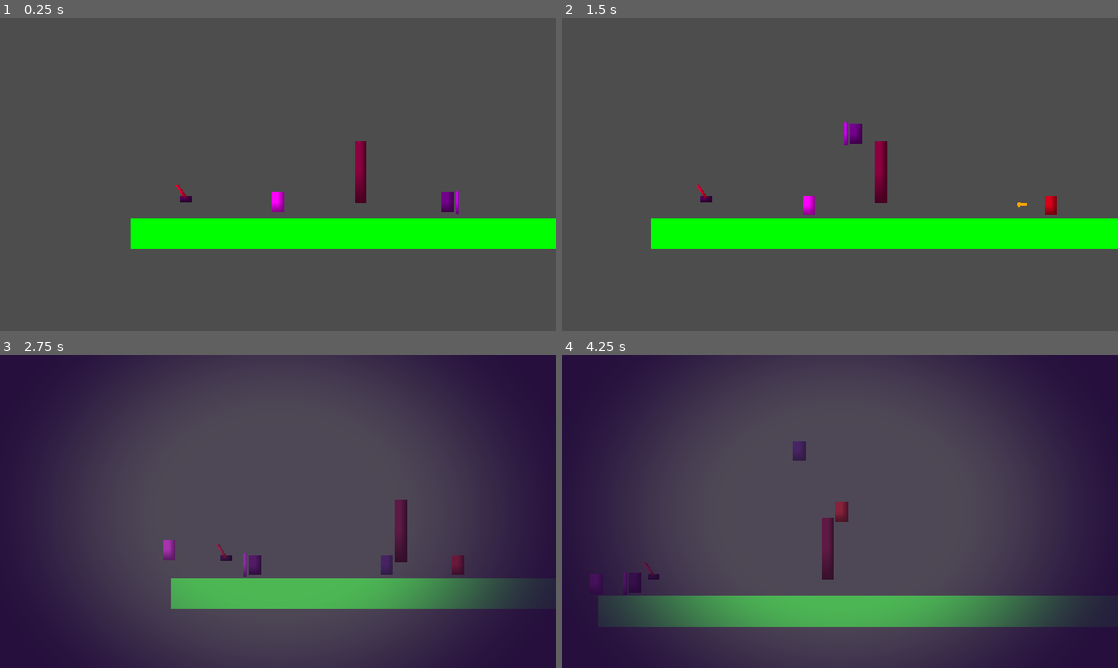
Above: before the commit, frames 1-4 (two rows, left to right).
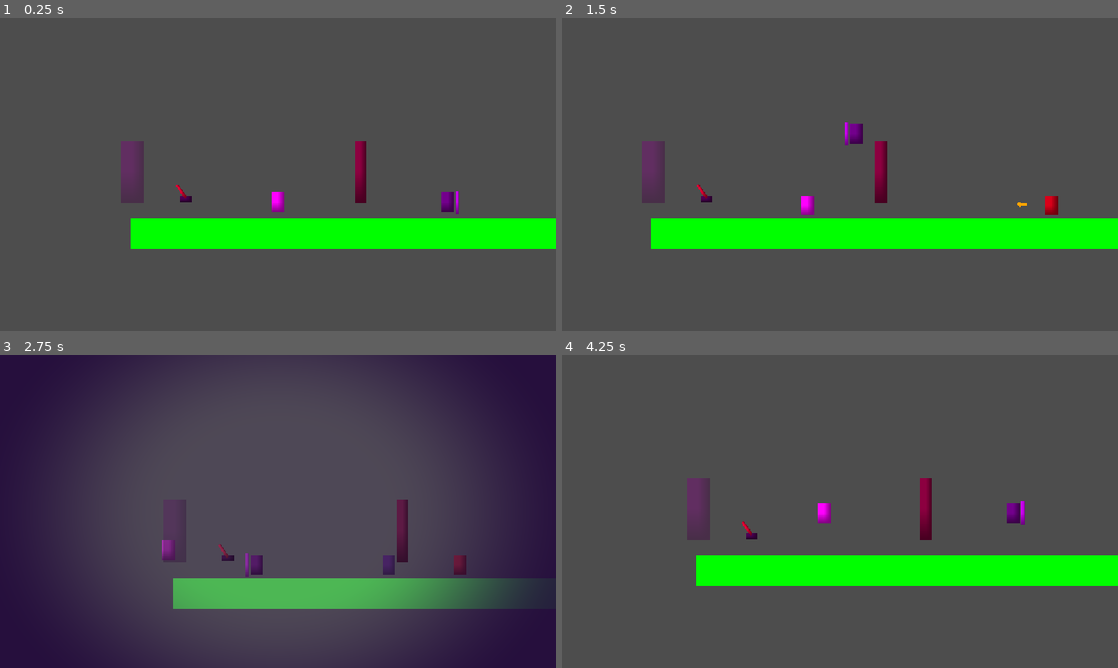
Above: after the commit, the same moments.

Repository: Ratamiru/katana-like
Game: Godot game, scene res://world.tscn
Two runs of this game, one before a commit and one after it. Both use one fixed random seed, a clock stepped at 60 frames per second and the inputs below.
Inputs (mouse positions are in pixels of both pictures, inside the frame that each line leads up to):
- Up to frame 1 (0.25 s): no input
- Up to frame 2 (1.5 s): move the mouse to (962, 158) at 0.52 s; press the mouse at (962, 158) at 0.53 s; hold D (forward) 0.53-1.28 s; tap Space (jump) at 0.77 s; move the mouse to (728, 190) at 1.27 s; release the mouse at (728, 190) at 1.28 s; hold A (backward) from 1.28 s (still down); click (728, 190) at 1.35 s
- Up to frame 3 (2.75 s): tap Space (jump) at 1.52 s; move the mouse to (333, 442) at 2.02 s; release A (backward) at 2.03 s; hold D (forward) from 2.03 s (still down); hold Right mouse button (shadow) from 2.03 s (still down); click (333, 442) at 2.3 s
- Up to frame 4 (4.25 s): move the mouse to (812, 574) at 2.77 s; release Right mouse button (shadow) at 2.78 s; click (812, 574) at 2.85 s; tap Space (jump) at 3.02, 3.77 s; move the mouse to (1006, 558) at 3.52 s; release D (forward) at 3.53 s; press the mouse at (1006, 558) at 3.53 s; hold A (backward) from 3.53 s (still down); tap R (restart, bound only after the commit) at 4.15 s

The runs differ from the first frame. In frame 1, 0.8% of the frame differs, in the area x 21-26%, y 39-60%; in frame 2, 0.9%; in frame 3, 0.5%; in frame 4, 61%, in the area x 0-100%, y 0-100%.

Commit message:
Lunge, one-hit death, restart, level goals and exit
- Fighter.lunge(): attack lunge toward the aim (once in air until landing); enabled for the player
- Player dies from one hit, instant level restart (restart_delay), R to restart any time
- LevelGoals + Objective (ObjectiveKill, ObjectiveSignal): parallel/sequential goals,
  finish via LevelExit or automatically, next_level
- ScreenFX.transition_to(): fade through black between levels
- .gitignore: .claude/worktrees/, .claude/settings.local.json

Co-Authored-By: Claude Opus 5.5 <noreply@anthropic.com>

Diff:
--- a/character.tscn
+++ b/character.tscn
@@ -21,7 +21,9 @@
 collision_layer = 8
 collision_mask = 3
 script = ExtResource("1_glpr6")
+max_health = 1
 clinch_effect = ExtResource("h_sparks")
+lunge_speed = 320.0
 
 [node name="MeleeAttack" type="Node2D" parent="." unique_id=911463422]
 script = ExtResource("2_pjt0s")
--- /dev/null
+++ b/level/level_exit.tscn
@@ -0,0 +1,18 @@
+[gd_scene format=3]
+
+[ext_resource type="Script" path="res://scripts/level/level_exit.gd" id="1_exit"]
+
+[sub_resource type="RectangleShape2D" id="RectangleShape2D_exit"]
+size = Vector2(24, 64)
+
+[sub_resource type="PlaceholderTexture2D" id="PlaceholderTexture2D_exit"]
+
+[node name="LevelExit" type="Area2D"]
+script = ExtResource("1_exit")
+
+[node name="Collision" type="CollisionShape2D" parent="."]
+shape = SubResource("RectangleShape2D_exit")
+
+[node name="Sprite2D" type="Sprite2D" parent="."]
+scale = Vector2(24, 64)
+texture = SubResource("PlaceholderTexture2D_exit")
--- a/project.godot
+++ b/project.godot
@@ -62,6 +62,11 @@
 "events": [Object(InputEventKey,"resource_local_to_scene":false,"resource_name":"","device":-1,"window_id":0,"alt_press …(192 unchanged characters)…
 ]
 }
+restart={
+"deadzone": 0.2,
+"events": [Object(InputEventKey,"resource_local_to_scene":false,"resource_name":"","device":-1,"window_id":0,"alt_pressed":false,"shift_pressed":false,"ctrl_pressed":false,"meta_pressed":false,"pressed":false,"keycode":0,"physical_keycode":82,"key_label":0,"unicode":114,"location":0,"echo":false,"script":null)
+]
+}
 
 [physics]
 
--- a/scripts/character.gd
+++ b/scripts/character.gd
@@ -1,7 +1,14 @@
 extends PlayerPawn
 
-## Основное тело игрока: катана в сторону мыши. Управление — см. PlayerPawn,
+## Основное тело игрока: катана в сторону мыши с выпадом. Управление — см. PlayerPawn,
 ## тень — дочерний компонент ShadowAbility.
+## Смерть с одного удара (max_health = 1 в сцене) и мгновенный рестарт уровня;
+## `restart` (R) — рестарт в любой момент.
+
+## Реальных сек между смертью и перезапуском — успеть увидеть, что убило. 0 — сразу.
+@export var restart_delay := 0.15
+
+var _restarting := false
 
 
 func _ready() -> void:
@@ -39,9 +46,32 @@
 
 
 func _primary_action() -> void:
-	melee_attack.attack()
+	if not melee_attack.can_attack():
+		return
+	var dir := get_local_mouse_position()
+	melee_attack.attack(dir)
+	lunge(dir)
+
+
+func _unhandled_input(event: InputEvent) -> void:
+	super(event)
+	if event.is_action_pressed("restart"):
+		restart_level(0.0)
 
 
 func _die() -> void:
-	# Пока просто перезапуск уровня.
+	# Тело не удаляем — оно «лежит», пока идёт короткая пауза до рестарта.
+	restart_level(restart_delay)
+
+
+## Перезапустить уровень через delay реальных секунд (не зависит от замедления).
+func restart_level(delay: float) -> void:
+	if _restarting:
+		return
+	_restarting = true
+	if delay > 0.0:
+		await get_tree().create_timer(delay, true, false, true).timeout
+	# Чистый старт: без хвостов замедления и экранных эффектов прошлой попытки.
+	Juice.reset()
+	ScreenFX.clear()
 	get_tree().reload_current_scene.call_deferred()
--- a/scripts/fighter.gd
+++ b/scripts/fighter.gd
@@ -28,6 +28,14 @@
 ## Жить в реальном времени: движение не замедляется Engine.time_scale (тень во время замедления).
 @export var unscaled_time := false
 
+@export_group("Lunge")
+## Выпад при ударе (как в Katana Zero): импульс в сторону удара + короткая блокировка управления.
+## На земле — всегда, в воздухе — один раз до приземления. 0 — выпада нет.
+@export var lunge_speed := 0.0
+@export var lunge_vertical_mult := 0.8 # доля вертикальной составляющей: удар вверх подбрасывает слабее, чем толкает вбок
+@export var lunge_time := 0.12 # сек, пока move_dir не гасит выпад
+@export_group("")
+
 # Намерения на текущий кадр — выставляются в _update_intent().
 var move_dir := 0.0
 var jump_requested := false
@@ -37,7 +45,8 @@
 
 var health: int
 var is_dead := false
-var _control_lock := 0.0 # пока > 0, move_dir игнорируется (отпрыжка, отбрасывание)
+var _control_lock := 0.0 # пока > 0, move_dir игнорируется (отпрыжка, отбрасывание, выпад)
+var _air_lunge_used := false # выпад в воздухе уже был — следующий только после приземления
 var _flash_tween: Tween
 @onready var _half_height: float = ($Collision as CollisionShape2D).shape.get_rect().size.y * 0.5
 
@@ -69,6 +78,8 @@
 
 	if not is_on_floor():
 		velocity += get_gravity() * delta
+	else:
+		_air_lunge_used = false
 	# Скольжение по стене: персонаж прижат к стене в воздухе.
 	var on_wall := is_on_wall_only()
 	if on_wall and velocity.y > wall_slide_max_speed:
@@ -136,6 +147,21 @@
 		dir = 1.0
 	velocity = Vector2(dir * force.x, force.y)
 	_control_lock = maxf(_control_lock, lock_time)
+
+
+## Выпад в направлении dir (обычно — направление удара). true — если выпад был.
+## В воздухе срабатывает один раз до приземления (иначе удары в воздухе = полёт).
+func lunge(dir: Vector2) -> bool:
+	if lunge_speed <= 0.0 or dir == Vector2.ZERO:
+		return false
+	if not is_on_floor():
+		if _air_lunge_used:
+			return false
+		_air_lunge_used = true
+	var d := dir.normalized()
+	velocity = Vector2(d.x, d.y * lunge_vertical_mult) * lunge_speed
+	_control_lock = maxf(_control_lock, lunge_time)
+	return true
 
 
 ## Идёт ли сейчас удар, который может столкнуться с чужим (клинч).
--- a/scripts/fx/screen_fx.gd
+++ b/scripts/fx/screen_fx.gd
@@ -33,6 +33,7 @@
 var _states := {} # id -> {preset, weight, target}
 var _pulses: Array[Dictionary] = [] # {preset, t}
 var _last_usec := 0
+var _transition_id := 0 # отменяет незавершённый transition_to (clear / новый переход)
 
 
 func _ready() -> void:
@@ -69,6 +70,10 @@
 		aberration = 0.45, desaturate = 0.35,
 		fade_in = 0.0, hold = 0.05, fade_out = 0.3,
 	}))
+	# Переход между уровнями: полностью чёрный экран.
+	register(&"black", ScreenFXPreset.make({
+		tint_color = Color.BLACK, tint = 1.0, fade_in = 0.5, fade_out = 0.5,
+	}))
 	# Игрока ранили: красная виньетка.
 	register(&"hurt", ScreenFXPreset.make({
 		tint_color = Color(0.8, 0.0, 0.0), tint = 0.08,
@@ -118,8 +123,31 @@
 	_pulses.append({preset = p, t = 0.0})
 
 
-## Сбросить всё мгновенно.
+## Переход через чёрный экран: затемнить → сменить сцену (пусто — перезапуск текущей)
+## → проявить новую. Живёт в autoload, поэтому переживает смену сцены.
+func transition_to(scene_path: String = "") -> void:
+	_transition_id += 1
+	var id := _transition_id
+	enter(&"black")
+	var p: ScreenFXPreset = presets[&"black"]
+	await get_tree().create_timer(p.fade_in + 0.05, true, false, true).timeout
+	if id != _transition_id:
+		return
+	if scene_path != "":
+		get_tree().change_scene_to_file(scene_path)
+	else:
+		get_tree().reload_current_scene()
+	# Пара кадров, чтобы новая сцена успела построиться, потом проявляем.
+	await get_tree().process_frame
+	await get_tree().process_frame
+	if id != _transition_id:
+		return
+	exit(&"black")
+
+
+## Сбросить всё мгновенно (и отменить незавершённый переход).
 func clear() -> void:
+	_transition_id += 1
 	_states.clear()
 	_pulses.clear()
 	_rect.visible = false
--- /dev/null
+++ b/scripts/level/level_exit.gd
@@ -0,0 +1,48 @@
+class_name LevelExit
+extends Area2D
+
+## Выход с уровня: игрок касается — LevelGoals.finish(), если цели выполнены.
+## Пока цели не выполнены — «заперт» (цвет locked_color), касание ничего не делает.
+## Если игрок уже стоит в выходе в момент выполнения последней цели — уровень кончается сразу.
+## Без LevelGoals на уровне выход всегда открыт и просто перезапускает уровень.
+
+@export var open_color := Color(0.3, 1.0, 0.5, 0.8)
+@export var locked_color := Color(0.5, 0.5, 0.5, 0.4)
+
+
+func _ready() -> void:
+	collision_layer = 0
+	collision_mask = 0b1000 # игрок (слой 4); тень на слое 0 выход не активирует
+	monitoring = true
+	body_entered.connect(_on_body_entered)
+	if LevelGoals.current:
+		LevelGoals.current.all_completed.connect(_on_all_completed)
+	_update_visual()
+
+
+func is_open() -> bool:
+	return LevelGoals.current == null or LevelGoals.current.can_exit()
+
+
+func _on_body_entered(body: Node) -> void:
+	if body.is_in_group("player") and is_open():
+		_exit()
+
+
+func _on_all_completed() -> void:
+	_update_visual()
+	for b in get_overlapping_bodies():
+		if b.is_in_group("player"):
+			_exit()
+			return
+
+
+func _exit() -> void:
+	if LevelGoals.current:
+		LevelGoals.current.finish()
+	else:
+		ScreenFX.transition_to("")
+
+
+func _update_visual() -> void:
+	modulate = open_color if is_open() else locked_color
--- /dev/null
+++ b/scripts/level/level_goals.gd
@@ -0,0 +1,117 @@
+class_name LevelGoals
+extends Node
+
+## Цели уровня и его завершение. Одна нода на уровень (в сцене уровня),
+## доступ отовсюду: LevelGoals.current.
+##
+## Цели — дочерние ноды типа Objective. Сколько их, какие и в каком порядке —
+## собирается в редакторе:
+##   order = PARALLEL   — все обязательные активны сразу, выполняй в любом порядке;
+##   order = SEQUENTIAL — по одной сверху вниз (необязательные активны сразу).
+##
+## Когда выполнены все обязательные (optional = false) → all_completed, дальше finish_mode:
+##   EXIT — открываются выходы LevelExit, уровень кончается, когда игрок коснётся выхода;
+##   AUTO — уровень кончается сам через auto_finish_delay.
+## Уровень без обязательных целей считается выполненным сразу (выход открыт).
+##
+## finish(): управление отбирается (possess(null)), время нормализуется,
+## ScreenFX затемняет экран и грузит next_level (пусто — перезапуск текущего),
+## затем проявляет новый уровень.
+
+signal objective_completed(objective: Objective)
+signal all_completed
+signal level_finished
+
+enum Order { PARALLEL, SEQUENTIAL }
+enum FinishMode { EXIT, AUTO }
+
+static var current: LevelGoals
+
+@export var order := Order.PARALLEL
+@export var finish_mode := FinishMode.EXIT
+@export var auto_finish_delay := 1.0 # AUTO: сек после последней цели до затемнения
+@export_file("*.tscn") var next_level := "" # пусто — перезапустить текущий уровень
+
+var objectives: Array[Objective] = []
+var is_all_completed := false
+var _finished := false
+
+
+func _enter_tree() -> void:
+	current = self
+
+
+func _exit_tree() -> void:
+	if current == self:
+		current = null
+
+
+func _ready() -> void:
+	for c in get_children():
+		if c is Objective:
+			objectives.append(c)
+			c.completed.connect(_on_objective_completed)
+	_activate_objectives()
+	_check_all.call_deferred() # уровень без целей — выполнен сразу (после _ready выходов)
+
+
+## Активные и ещё не выполненные цели — для HUD.
+func get_active() -> Array[Objective]:
+	var out: Array[Objective] = []
+	for o in objectives:
+		if o.is_active:
+			out.append(o)
+	return out
+
+
+func can_exit() -> bool:
+	return is_all_completed
+
+
+## Завершить уровень: затемнение и переход на next_level.
+func finish() -> void:
+	if _finished:
+		return
+	_finished = true
+	level_finished.emit()
+	PlayerPawn.possess(null) # никто не получает инпут
+	Juice.reset()
+	ScreenFX.transition_to(next_level)
+
+
+func _activate_objectives() -> void:
+	for o in objectives:
+		if o.optional or order == Order.PARALLEL:
+			o.activate()
+	if order == Order.SEQUENTIAL:
+		_activate_next_required()
+
+
+func _activate_next_required() -> void:
+	for o in objectives:
+		if not o.optional and not o.is_completed:
+			o.activate()
+			return
+
+
+func _on_objective_completed(o: Objective) -> void:
+	print("Цель выполнена: ", o.get_text())
+	objective_completed.emit(o)
+	if order == Order.SEQUENTIAL and not o.optional:
+		_activate_next_required()
+	_check_all()
+
+
+func _check_all() -> void:
+	if is_all_completed or _finished:
+		return
+	for o in objectives:
+		if not o.optional and not o.is_completed:
+			return
+	is_all_completed = true
+	print("Все цели выполнены")
+	all_completed.emit()
+	if finish_mode == FinishMode.AUTO:
+		await get_tree().create_timer(auto_finish_delay).timeout
+		if is_instance_valid(self):
+			finish()
--- /dev/null
+++ b/scripts/level/objectives/objective.gd
@@ -0,0 +1,66 @@
+class_name Objective
+extends Node
+
+## Цель уровня — база. Кладётся дочерней нодой в LevelGoals.
+##
+## Жизненный цикл:
+##   неактивна ──activate()──► активна (_on_activated: подписаться на мир)
+##                                 │ set_progress / complete()
+##                                 ▼
+##                             выполнена ──► сигнал completed → LevelGoals
+##
+## Прогресс: progress / required (например, «убито 2/3») — для HUD и логов.
+## optional — не нужна для завершения уровня (бонусная).
+##
+## Новая цель = скрипт `extends Objective`: в _on_activated() подписаться на нужные
+## события и вызывать set_progress()/complete(). Готовые:
+##   ObjectiveKill   — убить конкретные цели / всех из группы;
+##   ObjectiveSignal — нода выпустила сигнал N раз (сломать, дёрнуть рычаг, подобрать…).
+
+signal completed(objective: Objective)
+signal progress_changed(objective: Objective)
+
+@export_multiline var description := "" # текст для HUD: «Убей охранника»
+@export var optional := false # бонусная: не блокирует завершение уровня
+
+var is_active := false
+var is_completed := false
+var progress := 0
+var required := 1
+
+
+## Сделать цель активной (LevelGoals: сразу или по очереди).
+func activate() -> void:
+	if is_active or is_completed:
+		return
+	is_active = true
+	_on_activated()
+
+
+## Переопределяется наследниками: подписаться на события мира.
+func _on_activated() -> void:
+	pass
+
+
+func set_progress(value: int) -> void:
+	if is_completed:
+		return
+	progress = clampi(value, 0, required)
+	progress_changed.emit(self)
+	if progress >= required:
+		complete()
+
+
+func complete() -> void:
+	if is_completed:
+		return
+	is_completed = true
+	is_active = false
+	completed.emit(self)
+
+
+## «Убей охранника (1/2)» — для HUD/логов.
+func get_text() -> String:
+	if required > 1:
+		return "%s (%d/%d)" % [description, progress, required]
+	return description
--- /dev/null
+++ b/scripts/level/objectives/objective_kill.gd
@@ -0,0 +1,43 @@
+class_name ObjectiveKill
+extends Objective
+
+## Убить цели: конкретные ноды из targets и/или всех из группы group
+## (группа берётся на момент активации, например &"enemy" — «зачистить уровень»).
+##
+## Смерть ловится по сигналу `died` цели (есть у Fighter и Turret). Для новых
+## убиваемых объектов — тоже эмитить `died`. Цели, уже мёртвые/удалённые к моменту
+## активации (важно для порядка SEQUENTIAL), засчитываются сразу.
+
+@export var targets: Array[NodePath] = []
+@export var group: StringName = &""
+
+
+func _on_activated() -> void:
+	var alive: Array[Node] = []
+	var dead := 0
+	for path in targets:
+		var n := get_node_or_null(path)
+		if n == null or _is_dead(n):
+			dead += 1 # уже убит (удалён) до активации
+		elif n not in alive:
+			alive.append(n)
+	if group != &"":
+		for n in get_tree().get_nodes_in_group(group):
+			if n not in alive and not _is_dead(n):
+				alive.append(n)
+
+	required = maxi(alive.size() + dead, 1)
+	for n in alive:
+		if n.has_signal("died"):
+			n.connect(&"died", _on_target_died, CONNECT_ONE_SHOT)
+		else:
+			push_warning("%s: у %s нет сигнала died — не засчитается" % [name, n.name])
+	set_progress(dead if alive.size() + dead > 0 else required) # пустой список — выполнено
+
+
+func _on_target_died() -> void:
+	set_progress(progress + 1)
+
+
+func _is_dead(n: Node) -> bool:
+	return n.is_queued_for_deletion() or n.get("is_dead") == true
--- /dev/null
+++ b/scripts/level/objectives/objective_signal.gd
@@ -0,0 +1,47 @@
+class_name ObjectiveSignal
+extends Objective
+
+## Универсальная цель: нода source выпустила сигнал signal_name count раз.
+## Покрывает почти всё без нового кода:
+##   дёрнуть рычаг        — source: Lever,  signal: switched, first_arg: TRUE_ONLY;
+##   сломать объект/турель — source: Turret, signal: died;
+##   зайти в зону          — source: Area2D-триггер со своим сигналом (entered и т.п.);
+##   подобрать N предметов — source: инвентарь/счётчик, signal: picked, count: N.
+## События до активации (порядок SEQUENTIAL) не считаются — это «сделай после».
+
+enum ArgFilter { ANY, TRUE_ONLY, FALSE_ONLY } # фильтр по первому аргументу сигнала (bool)
+
+@export var source: NodePath
+@export var signal_name: StringName = &""
+@export var count := 1
+@export var first_arg := ArgFilter.ANY
+
+
+func _on_activated() -> void:
+	required = maxi(count, 1)
+	var src := get_node_or_null(source)
+	if src == null or not src.has_signal(signal_name):
+		push_warning("%s: нет ноды %s или сигнала %s" % [name, source, signal_name])
+		return
+	# Сколько аргументов у сигнала — чтобы подключить обработчик с правильной арностью.
+	var argc := 0
+	for s in src.get_signal_list():
+		if s.name == signal_name:
+			argc = s.args.size()
+			break
+	if argc == 0:
+		src.connect(signal_name, _on_signal0)
+	else:
+		src.connect(signal_name, _on_signal1.unbind(argc - 1)) # берём только первый аргумент
+
+
+func _on_signal0() -> void:
+	set_progress(progress + 1)
+
+
+func _on_signal1(arg: Variant) -> void:
+	if first_arg == ArgFilter.TRUE_ONLY and not arg:
+		return
+	if first_arg == ArgFilter.FALSE_ONLY and arg:
+		return
+	set_progress(progress + 1)
--- a/world.tscn
+++ b/world.tscn
@@ -10,6 +10,10 @@
 [ext_resource type="PackedScene" path="res://turret.tscn" id="8_turret"]
 [ext_resource type="PackedScene" path="res://level/lever.tscn" id="9_lever"]
 [ext_resource type="PackedScene" path="res://level/door.tscn" id="10_door"]
+[ext_resource type="PackedScene" path="res://level/level_exit.tscn" id="11_exit"]
+[ext_resource type="Script" path="res://scripts/level/level_goals.gd" id="12_goals"]
+[ext_resource type="Script" path="res://scripts/level/objectives/objective_kill.gd" id="13_obj_kill"]
+[ext_resource type="Script" path="res://scripts/level/objectives/objective_signal.gd" id="14_obj_signal"]
 
 [sub_resource type="TileSetAtlasSource" id="TileSetAtlasSource_f3sb7"]
 texture = ExtResource("1_f3sb7")
@@ -77,6 +81,24 @@
 position = Vector2(-330, -8)
 targets = Array[NodePath]([NodePath("../Door")])
 
+[node name="LevelExit" parent="." instance=ExtResource("11_exit")]
+position = Vector2(-385, -29)
+
+[node name="LevelGoals" type="Node" parent="."]
+script = ExtResource("12_goals")
+
+[node name="KillArmored" type="Node" parent="LevelGoals"]
+script = ExtResource("13_obj_kill")
+description = "Убить бронированного"
+targets = Array[NodePath]([NodePath("../../EnemyArmored")])
+
+[node name="PullLever" type="Node" parent="LevelGoals"]
+script = ExtResource("14_obj_signal")
+description = "Открыть дверь рычагом"
+source = NodePath("../../Lever")
+signal_name = &"switched"
+first_arg = 1
+
 [node name="BulletWorld" type="Node2D" parent="." unique_id=368480397]
 script = ExtResource("5_bullets")
 wall_effect = ExtResource("6_sparks")
Not shown, added: scripts/level/level_exit.gd.uid
Not shown, added: scripts/level/level_goals.gd.uid
Not shown, added: scripts/level/objectives/objective.gd.uid
Not shown, added: scripts/level/objectives/objective_kill.gd.uid
Not shown, added: scripts/level/objectives/objective_signal.gd.uid
Not shown, changed: architecture.md
Not shown, changed: docs/architecture.typ
